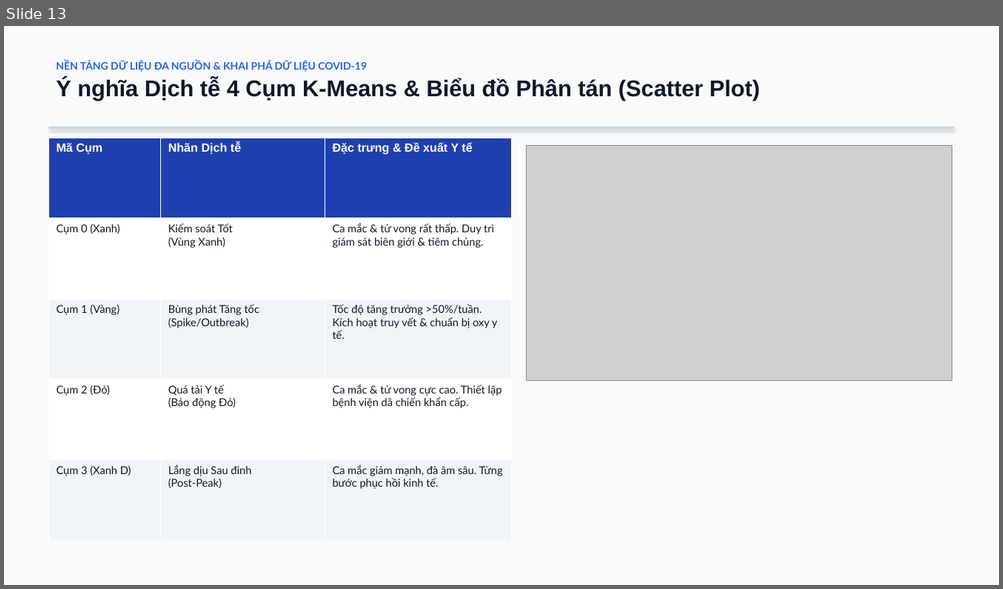
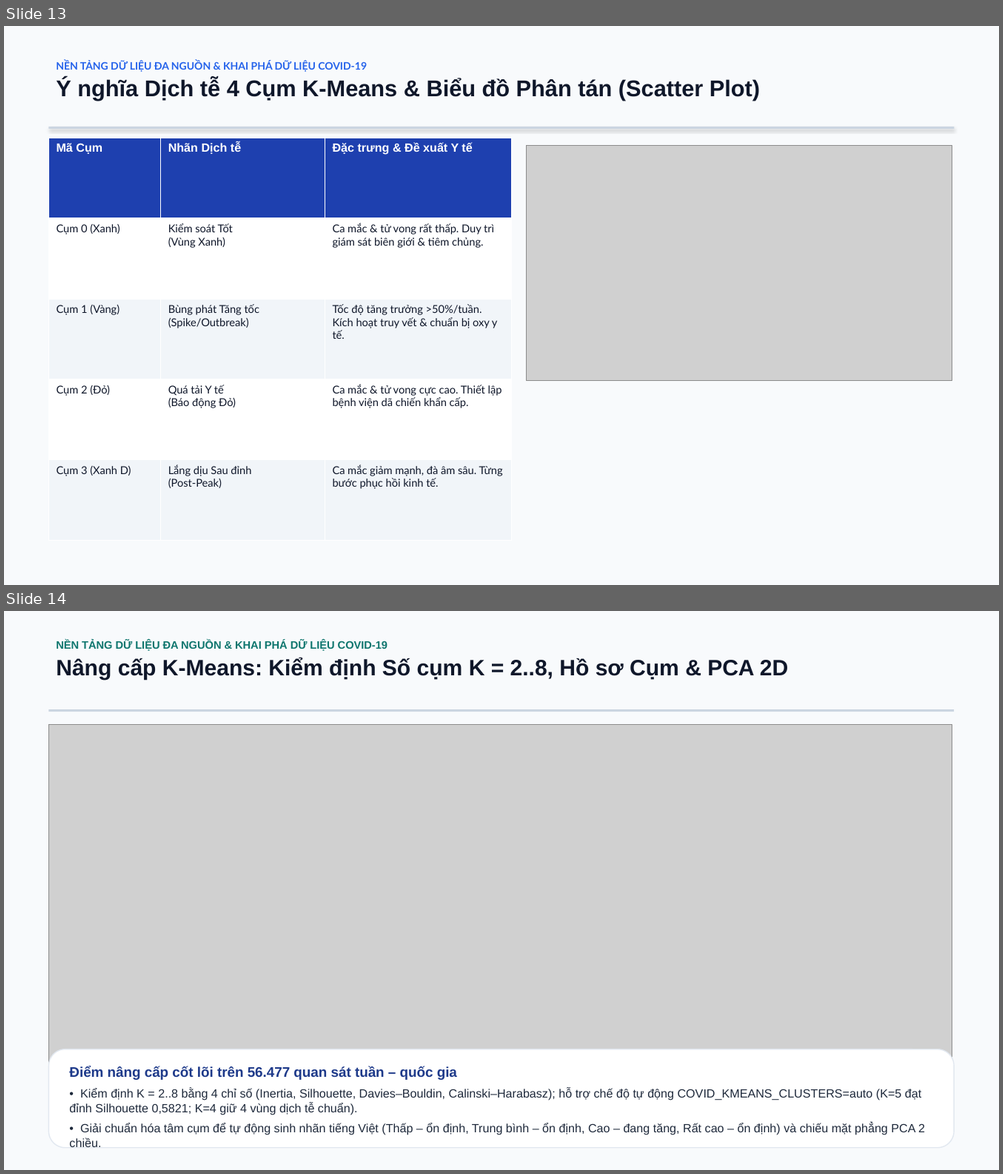
Before and after one commit to ninhduo263/global-health-data-platform, a slide deck: baocao/slide-datamining.pptx. Shown one above the other, each under a label of ours: slide 13 before the commit, slides 13 and 14 after it. The pictures are 1003x589 and 1003x1174 pixels, drawn with LibreOffice and Linux fonts; fonts in the diff are those of the drawing; grey boxes stand for pictures. Boxes give left, top, right and bottom in pixels: in the first picture for what was removed or moved away, otherwise in the second. Text is boxed around its words. In the diff, an @@ line names an element or a change of style, - is before the commit and + after.

```diff
--- a/baocao/slide-datamining.pptx
+++ b/baocao/slide-datamining.pptx
@@ slide 14 added at bbox=[4, 611, 999, 1170], background #F8FAFC @@
@@ text added at bbox=[56, 641, 788, 681], 21.5 pt, text #0F172A, bold @@
+NỀN TẢNG DỮ LIỆU ĐA NGUỒN & KHAI PHÁ DỮ LIỆU COVID-19
+Nâng cấp K-Means: Kiểm định Số cụm K = 2..8, Hồ sơ Cụm & PCA 2D
@@ rectangle added at bbox=[48, 709, 954, 712], fill #CBD5E1 @@
@@ picture added at bbox=[48, 724, 951, 1079] @@
@@ rounded rectangle added at bbox=[48, 1050, 954, 1148], fill #FFFFFF, outline #E2E8F0 1 pt @@
@@ text added at bbox=[69, 1067, 925, 1148], 11.5 pt, text #1E293B @@
+Điểm nâng cấp cốt lõi trên 56.477 quan sát tuần – quốc gia
+• Kiểm định K = 2..8 bằng 4 chỉ số (Inertia, Silhouette, Davies–Bouldin, Calinski–Harabasz); hỗ trợ chế độ tự động COVID_KMEANS_CLUSTERS=auto (K=5 đạt đỉnh Silhouette 0,5821; K=4 giữ 4 vùng dịch tễ chuẩn).
+• Giải chuẩn hóa tâm cụm để tự động sinh nhãn tiếng Việt (Thấp – ổn định, Trung bình – ổn định, Cao – đang tăng, Rất cao – ổn định) và chiếu mặt phẳng PCA 2 chiều.
```
Also in this commit, not shown: 2 slides changed, 3 other slides added, 2 other files.
